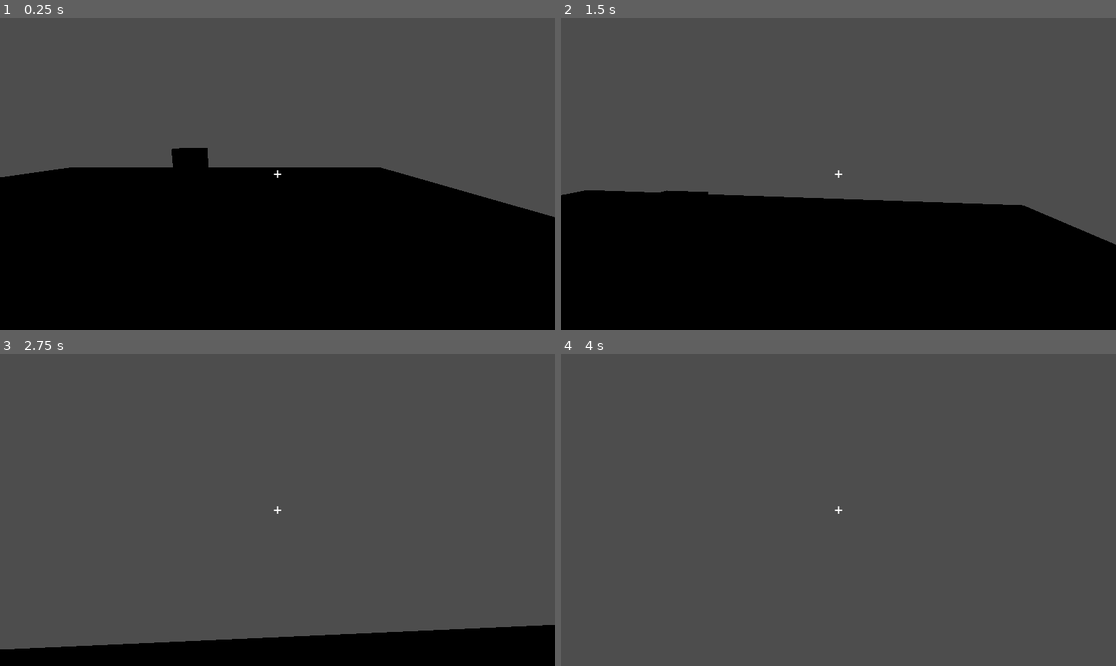
Above: before the commit, frames 1-4 (two rows, left to right).
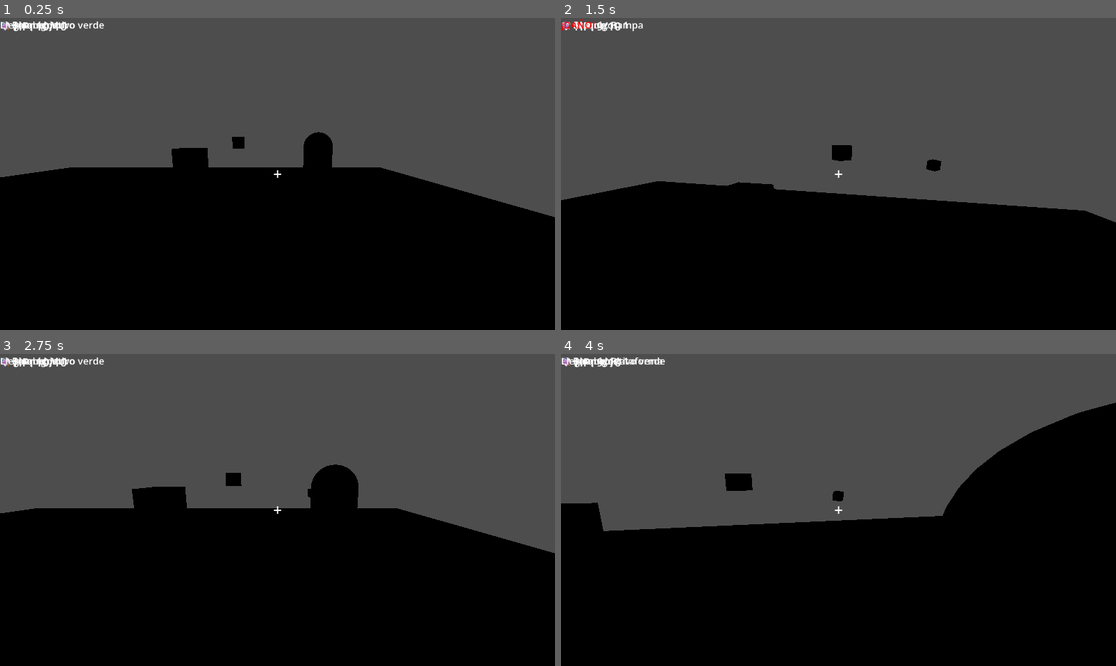
Above: after the commit, the same moments.

Repository: kilder16/NEXUS
Game: Godot game, scene res://scenes/levels/test_level.tscn
Two runs of this game, one before a commit and one after it. Both use one fixed random seed, a clock stepped at 60 frames per second and the inputs below.
Inputs (mouse positions are in pixels of both pictures, inside the frame that each line leads up to):
- Up to frame 1 (0.25 s): no input
- Up to frame 2 (1.5 s): tap Enter at 0.5 s; move the mouse to (866, 174) at 0.52 s; hold Up from 0.53 s (still down); tap R at 0.6 s; click (866, 174) at 0.67 s; tap Space at 0.77 s; tap Q at 0.8, 1.35 s; move the mouse to (810, 174) at 1.27 s; click (810, 174) at 1.42 s
- Up to frame 3 (2.75 s): keep holding Up; tap Space at 1.52 s; tap E at 1.55, 2.1 s; move the mouse to (288, 503) at 2.02 s; click (288, 503) at 2.17 s; tap R at 2.3 s
- Up to frame 4 (4 s): keep holding Up; move the mouse to (832, 516) at 2.77 s; tap R at 2.85 s; click (832, 516) at 2.92 s; tap Space at 3.02, 3.77 s; tap Q at 3.05, 3.6 s; move the mouse to (877, 513) at 3.52 s; click (877, 513) at 3.67 s; tap E at 3.8 s

The runs differ from the first frame. In frame 1, 1.0% of the frame differs, in the area x 0-60%, y 1-48%; in frame 2, 2.7%; in frame 3, 41%; in frame 4, 55%, in the area x 0-100%, y 1-100%.

Commit message:
Fase 1 completa: enemigos, objetivo, sistema de vida

Diff:
--- /dev/null
+++ b/scenes/enemies/enemy.tscn
@@ -0,0 +1,20 @@
+[gd_scene format=3 uid="uid://c68uvd23njnbf"]
+
+[ext_resource type="Script" uid="uid://c8ge8ywjr55li" path="res://scripts/ai/enemy.gd" id="1_7k104"]
+
+[sub_resource type="CapsuleShape3D" id="CapsuleShape3D_4gyqm"]
+
+[sub_resource type="StandardMaterial3D" id="StandardMaterial3D_qi2p4"]
+albedo_color = Color(1, 0, 0, 1)
+
+[sub_resource type="CapsuleMesh" id="CapsuleMesh_iifgy"]
+material = SubResource("StandardMaterial3D_qi2p4")
+
+[node name="Enemy" type="CharacterBody3D" unique_id=1718832985]
+script = ExtResource("1_7k104")
+
+[node name="CollisionShape3D" type="CollisionShape3D" parent="." unique_id=231983880]
+shape = SubResource("CapsuleShape3D_4gyqm")
+
+[node name="MeshInstance3D" type="MeshInstance3D" parent="." unique_id=1056953485]
+mesh = SubResource("CapsuleMesh_iifgy")
--- /dev/null
+++ b/scenes/levels/objective.tscn
@@ -0,0 +1,20 @@
+[gd_scene format=3 uid="uid://5df4hbaukug3"]
+
+[ext_resource type="Script" uid="uid://63n3rn3wwogc" path="res://scripts/systems/objective.gd" id="1_88ysa"]
+
+[sub_resource type="BoxShape3D" id="BoxShape3D_0ygf3"]
+
+[sub_resource type="StandardMaterial3D" id="StandardMaterial3D_etxog"]
+albedo_color = Color(0, 1, 0, 1)
+
+[sub_resource type="BoxMesh" id="BoxMesh_liwut"]
+material = SubResource("StandardMaterial3D_etxog")
+
+[node name="Objective" type="Area3D" unique_id=2046545273]
+script = ExtResource("1_88ysa")
+
+[node name="CollisionShape3D" type="CollisionShape3D" parent="." unique_id=1928605816]
+shape = SubResource("BoxShape3D_0ygf3")
+
+[node name="MeshInstance3D" type="MeshInstance3D" parent="." unique_id=1868421394]
+mesh = SubResource("BoxMesh_liwut")
--- a/scenes/levels/player.tscn
+++ b/scenes/levels/player.tscn
@@ -35,3 +35,27 @@
 layout_mode = 2
 theme_override_font_sizes/font_size = 32
 text = "+"
+
+[node name="HealthLabel" type="Label" parent="CanvasLayer" unique_id=1504444837]
+offset_right = 40.0
+offset_bottom = 23.0
+theme_override_font_sizes/font_size = 24
+text = "HP: 10/10"
+
+[node name="BlockLabel" type="Label" parent="CanvasLayer" unique_id=1699363108]
+offset_right = 40.0
+offset_bottom = 23.0
+theme_override_font_sizes/font_size = 20
+text = "Bloque: Muro"
+
+[node name="EnemyLabel" type="Label" parent="CanvasLayer" unique_id=563525913]
+offset_right = 40.0
+offset_bottom = 23.0
+theme_override_font_sizes/font_size = 20
+text = "Enemigos: 0"
+
+[node name="HintLabel" type="Label" parent="CanvasLayer" unique_id=1499195122]
+offset_right = 40.0
+offset_bottom = 23.0
+theme_override_font_sizes/font_size = 20
+text = "Llega al objetivo verde"
--- a/scenes/levels/test_level.tscn
+++ b/scenes/levels/test_level.tscn
@@ -2,6 +2,8 @@
 
 [ext_resource type="PackedScene" uid="uid://bccams3wldrtx" path="res://scenes/levels/player.tscn" id="1_jbqir"]
 [ext_resource type="Script" uid="uid://xjuuqe0pmn72" path="res://scripts/systems/target.gd" id="2_yautc"]
+[ext_resource type="PackedScene" uid="uid://c68uvd23njnbf" path="res://scenes/enemies/enemy.tscn" id="3_fr1um"]
+[ext_resource type="PackedScene" uid="uid://5df4hbaukug3" path="res://scenes/levels/objective.tscn" id="4_v45ci"]
 
 [sub_resource type="BoxShape3D" id="BoxShape3D_3hp5k"]
 size = Vector3(20, 0.2, 20)
@@ -36,3 +38,15 @@
 
 [node name="MeshInstance3D" type="MeshInstance3D" parent="Target" unique_id=865435446]
 mesh = SubResource("BoxMesh_yautc")
+
+[node name="Enemy" parent="." unique_id=1718832985 instance=ExtResource("3_fr1um")]
+transform = Transform3D(1, 0, 0, 0, 1, 0, 0, 0, 1, 5, 1, -5)
+
+[node name="Objective" parent="." unique_id=2046545273 instance=ExtResource("4_v45ci")]
+transform = Transform3D(1, 0, 0, 0, 1, 0, 0, 0, 1, 0, 1.5, -15)
+
+[node name="Objective3" parent="." unique_id=566459035 instance=ExtResource("4_v45ci")]
+transform = Transform3D(-0.03598505, 0.99782693, -0.05519456, -0.101647675, 0.05128926, 0.9934975, 0.99416953, 0.041361418, 0.09958115, 8, -0.5, -25)
+
+[node name="Objective2" parent="." unique_id=703930853 instance=ExtResource("4_v45ci")]
+transform = Transform3D(1, 0, 0, 0, 1, 0, 0, 0, 1, 0, 1.5, -15)
--- /dev/null
+++ b/scripts/ai/enemy.gd
@@ -0,0 +1,176 @@
+extends CharacterBody3D
+
+# === STATS ===
+var health = 3
+var speed = 2.5
+var chase_speed = 4.0
+var attack_damage = 1
+var attack_range = 2.0
+var detect_range = 10.0
+var attack_cooldown = 1.0
+
+# === PATRULLA ===
+var patrol_points: Array[Vector3] = []
+var current_patrol_index = 0
+var patrol_wait_time = 2.0
+var patrol_timer = 0.0
+var waiting = false
+
+# === ESTADO ===
+enum State { PATROL, CHASE, ATTACK, DEAD }
+var current_state = State.PATROL
+var gravity = 9.8
+var attack_timer = 0.0
+
+# === REFERENCIAS ===
+var player = null
+
+func _ready():
+	# Buscar al jugador
+	player = get_tree().get_first_node_in_group("player")
+
+	# Si no hay puntos de patrulla, crear algunos alrededor de la posición inicial
+	if patrol_points.size() == 0:
+		var origin = global_position
+		patrol_points.append(origin + Vector3(3, 0, 0))
+		patrol_points.append(origin + Vector3(3, 0, 3))
+		patrol_points.append(origin + Vector3(-3, 0, 3))
+		patrol_points.append(origin + Vector3(-3, 0, 0))
+
+func _physics_process(delta):
+	# Gravedad
+	if not is_on_floor():
+		velocity.y -= gravity * delta
+
+	# Actualizar cooldown de ataque
+	if attack_timer > 0:
+		attack_timer -= delta
+
+	# Máquina de estados
+	match current_state:
+		State.PATROL:
+			do_patrol(delta)
+		State.CHASE:
+			do_chase(delta)
+		State.ATTACK:
+			do_attack(delta)
+		State.DEAD:
+			return
+
+	# Verificar si puede ver al jugador
+	if current_state != State.DEAD:
+		check_player_distance()
+
+	move_and_slide()
+
+func do_patrol(delta):
+	if patrol_points.size() == 0:
+		return
+
+	if waiting:
+		patrol_timer -= delta
+		if patrol_timer <= 0:
+			waiting = false
+			current_patrol_index = (current_patrol_index + 1) % patrol_points.size()
+		return
+
+	var target = patrol_points[current_patrol_index]
+	var direction = (target - global_position)
+	direction.y = 0  # Solo moverse en horizontal
+
+	if direction.length() < 0.5:
+		# Llegó al punto, esperar
+		waiting = true
+		patrol_timer = patrol_wait_time
+		velocity.x = 0
+		velocity.z = 0
+	else:
+		direction = direction.normalized()
+		velocity.x = direction.x * speed
+		velocity.z = direction.z * speed
+		# Mirar hacia donde camina
+		look_at(global_position + direction, Vector3.UP)
+
+func do_chase(delta):
+	if player == null:
+		current_state = State.PATROL
+		return
+
+	var direction = (player.global_position - global_position)
+	direction.y = 0
+
+	if direction.length() < attack_range:
+		current_state = State.ATTACK
+		velocity.x = 0
+		velocity.z = 0
+	else:
+		direction = direction.normalized()
+		velocity.x = direction.x * chase_speed
+		velocity.z = direction.z * chase_speed
+		look_at(global_position + direction, Vector3.UP)
+
+func do_attack(delta):
+	if player == null:
+		current_state = State.PATROL
+		return
+
+	var distance = global_position.distance_to(player.global_position)
+
+	if distance > attack_range * 1.5:
+		current_state = State.CHASE
+		return
+
+	# Mirar al jugador
+	var direction = (player.global_position - global_position)
+	direction.y = 0
+	if direction.length() > 0.1:
+		look_at(global_position + direction.normalized(), Vector3.UP)
+
+	# Atacar si el cooldown terminó
+	if attack_timer <= 0:
+		attack_timer = attack_cooldown
+		print("¡ENEMIGO ATACA! Daño: ", attack_damage)
+		if player.has_method("take_damage"):
+			player.take_damage(attack_damage)
+
+func check_player_distance():
+	if player == null:
+		return
+
+	var distance = global_position.distance_to(player.global_position)
+
+	if current_state == State.PATROL and distance < detect_range:
+		current_state = State.CHASE
+		print("¡ENEMIGO TE DETECTÓ!")
+	elif current_state == State.CHASE and distance > detect_range * 1.5:
+		current_state = State.PATROL
+		print("Enemigo perdió al jugador")
+
+func take_damage():
+	health -= 1
+	print("Enemigo recibió daño. Vida: ", health)
+
+	if health <= 0:
+		die()
+	else:
+		# Flashear rojo al recibir daño
+		flash_damage()
+
+func flash_damage():
+	var mesh = $MeshInstance3D
+	if mesh:
+		var material = StandardMaterial3D.new()
+		material.albedo_color = Color(1, 1, 1)  # Blanco por un momento
+		mesh.material_override = material
+		# Restaurar color después de 0.1 segundos
+		await get_tree().create_timer(0.1).timeout
+		material.albedo_color = Color(0.8, 0.1, 0.1)  # Rojo
+		mesh.material_override = material
+
+func die():
+	current_state = State.DEAD
+	print("¡ENEMIGO ELIMINADO!")
+	# Animación simple de muerte
+	var tween = create_tween()
+	tween.tween_property(self, "scale", Vector3(0.1, 0.1, 0.1), 0.3)
+	tween.tween_callback(queue_free)
--- a/scripts/player/player.gd
+++ b/scripts/player/player.gd
@@ -6,19 +6,29 @@
 var gravity = 9.8
 var mouse_sensitivity = 0.002
 
+# === VIDA ===
+var max_health = 10
+var health = 10
+
 # === CONSTRUCCIÓN ===
-var build_distance = 5.0  # Distancia máxima para construir
-var current_block_type = 0  # Tipo de bloque seleccionado
+var build_distance = 5.0
+var current_block_type = 0
 var block_types = ["Muro", "Rampa", "Plataforma"]
 
 # === REFERENCIAS ===
 @onready var camera = $Camera3D
 @onready var raycast = $Camera3D/RayCast3D
+@onready var health_label = $CanvasLayer/HealthLabel
+@onready var block_label = $CanvasLayer/BlockLabel
+@onready var enemy_label = $CanvasLayer/EnemyLabel
+@onready var hint_label = $CanvasLayer/HintLabel
 
 # Precargar la escena del bloque
 var block_scene = preload("res://scenes/building/block.tscn")
 
 func _ready():
+	add_to_group("player")
+
 	print("=== NEXUS - PLAYER INICIADO ===")
 	print("Controles:")
 	print("  WASD / Flechas = Mover")
@@ -27,95 +37,130 @@
 	print("  Clic Izquierdo = Disparar / Destruir")
 	print("  Clic Derecho = Construir bloque")
 	print("  Q / E = Cambiar tipo de bloque")
+	print("  R = Reiniciar nivel")
 	Input.set_mouse_mode(Input.MOUSE_MODE_CAPTURED)
 
+	update_hud()
+
 func _input(event):
-	# ESC para liberar mouse
 	if event.is_action_pressed("ui_cancel"):
 		Input.set_mouse_mode(Input.MOUSE_MODE_VISIBLE)
 
-	# Capturar mouse al hacer clic
 	if event is InputEventMouseButton and event.pressed:
 		if Input.get_mouse_mode() == Input.MOUSE_MODE_VISIBLE:
 			Input.set_mouse_mode(Input.MOUSE_MODE_CAPTURED)
 			return
 
-	# Rotación con mouse
 	if event is InputEventMouseMotion:
 		rotate_y(-event.relative.x * mouse_sensitivity)
 		camera.rotate_x(-event.relative.y * mouse_sensitivity)
 		camera.rotation.x = clamp(camera.rotation.x, -1.5, 1.5)
 
-	# DISPARO / DESTRUIR con clic izquierdo
 	if event is InputEventMouseButton:
 		if event.button_index == MOUSE_BUTTON_LEFT and event.pressed:
 			shoot()
-		# CONSTRUIR con clic derecho
 		elif event.button_index == MOUSE_BUTTON_RIGHT and event.pressed:
 			build()
 
-	# Cambiar tipo de bloque con Q y E
 	if event is InputEventKey and event.pressed:
 		if event.keycode == KEY_Q:
 			current_block_type = (current_block_type - 1) % block_types.size()
 			if current_block_type < 0:
 				current_block_type = block_types.size() - 1
-			print("Bloque seleccionado: ", block_types[current_block_type])
+			update_hud()
 		elif event.keycode == KEY_E:
 			current_block_type = (current_block_type + 1) % block_types.size()
-			print("Bloque seleccionado: ", block_types[current_block_type])
+			update_hud()
+		elif event.keycode == KEY_R:
+			get_tree().reload_current_scene()
 
 func shoot():
-	print("¡DISPARO!")
 	if raycast.is_colliding():
 		var target = raycast.get_collider()
-		var point = raycast.get_collision_point()
-		print("Impacto en: ", target.name)
 
-		# Si el objeto tiene take_damage, destruirlo
 		if target.has_method("take_damage"):
 			target.take_damage()
+			# Actualizar contador de enemigos después de un frame
+			await get_tree().process_frame
+			update_hud()
 
 func build():
 	if raycast.is_colliding():
 		var point = raycast.get_collision_point()
 		var normal = raycast.get_collision_normal()
 
-		# Calcular posición del bloque (alineado a grilla de 1 metro)
 		var block_pos = Vector3(
 			round(point.x + normal.x * 0.5),
 			round(point.y + normal.y * 0.5),
 			round(point.z + normal.z * 0.5)
 		)
 
-		# Verificar distancia
 		if global_position.distance_to(block_pos) <= build_distance:
 			place_block(block_pos)
-		else:
-			print("Muy lejos para construir")
-	else:
-		print("Apunta a una superficie para construir")
 
 func place_block(pos: Vector3):
-	# Crear instancia del bloque
 	var block = block_scene.instantiate()
 	block.global_position = pos
 	block.block_type = current_block_type
+	get_tree().current_scene.add_child(block)
 
-	# Agregar al nivel
-	get_tree().current_scene.add_child(block)
-	print("Bloque colocado en: ", pos, " - Tipo: ", block_types[current_block_type])
+func take_damage(amount: int):
+	health -= amount
+	print("¡DAÑO RECIBIDO! Vida: ", health, "/", max_health)
+	update_hud()
+
+	# Efecto rojo en pantalla al recibir daño
+	flash_damage_screen()
+
+	if health <= 0:
+		die()
+
+func flash_damage_screen():
+	if hint_label:
+		hint_label.text = "¡DAÑO!"
+		hint_label.add_theme_color_override("font_color", Color(1, 0, 0))
+		await get_tree().create_timer(0.3).timeout
+		hint_label.text = "Llega al objetivo verde"
+		hint_label.add_theme_color_override("font_color", Color(1, 1, 1))
+
+func update_hud():
+	if health_label:
+		health_label.text = "♥ HP: " + str(health) + "/" + str(max_health)
+
+	if block_label:
+		block_label.text = "🔨 Bloque: " + block_types[current_block_type]
+
+	if enemy_label:
+		var enemies = get_tree().get_nodes_in_group("enemies")
+		# Si no hay grupo, contar por nombre
+		if enemies.size() == 0:
+			var count = 0
+			for node in get_tree().current_scene.get_children():
+				if node.name.begins_with("Enemy"):
+					count += 1
+			enemy_label.text = "👾 Enemigos: " + str(count)
+		else:
+			enemy_label.text = "👾 Enemigos: " + str(enemies.size())
+
+	if hint_label:
+		hint_label.text = "Llega al objetivo verde"
+
+func die():
+	print("=== HAS MUERTO ===")
+	if hint_label:
+		hint_label.text = "¡HAS MUERTO! Reiniciando..."
+		hint_label.add_theme_color_override("font_color", Color(1, 0, 0))
+	Input.set_mouse_mode(Input.MOUSE_MODE_VISIBLE)
+	await get_tree().create_timer(2.0).timeout
+	get_tree().reload_current_scene()
 
 func _physics_process(delta):
-	# Gravedad
 	if not is_on_floor():
 		velocity.y -= gravity * delta
 
-	# Salto
 	if Input.is_key_pressed(KEY_SPACE) and is_on_floor():
 		velocity.y = jump_velocity
 
-	# Input de movimiento
 	var input_dir = Vector2.ZERO
 	if Input.is_key_pressed(KEY_UP) or Input.is_key_pressed(KEY_W):
 		input_dir.y -= 1
@@ -126,7 +171,6 @@
 	if Input.is_key_pressed(KEY_RIGHT) or Input.is_key_pressed(KEY_D):
 		input_dir.x += 1
 
-	# Convertir a dirección 3D relativa a donde mira
 	var direction = (transform.basis * Vector3(input_dir.x, 0, input_dir.y)).normalized()
 
 	if direction:
--- /dev/null
+++ b/scripts/systems/objective.gd
@@ -0,0 +1,36 @@
+extends Area3D
+
+# Objetivo del nivel - el jugador debe llegar aquí para ganar
+
+var rotation_speed = 1.0
+
+func _ready():
+	# Conectar la señal cuando un cuerpo entra
+	body_entered.connect(_on_body_entered)
+	print("Objetivo del nivel activado")
+
+func _process(delta):
+	# Rotar para que se vea llamativo
+	rotate_y(rotation_speed * delta)
+
+func _on_body_entered(body):
+	if body.is_in_group("player"):
+		print("=== ¡NIVEL COMPLETADO! ===")
+		# Mostrar mensaje de victoria
+		var label = Label.new()
+		label.text = "¡NIVEL COMPLETADO!"
+		label.add_theme_font_size_override("font_size", 48)
+		label.horizontal_alignment = HORIZONTAL_ALIGNMENT_CENTER
+		label.vertical_alignment = VERTICAL_ALIGNMENT_CENTER
+		label.anchors_preset = Control.PRESET_CENTER
+
+		var canvas = CanvasLayer.new()
+		canvas.add_child(label)
+		get_tree().current_scene.add_child(canvas)
+
+		# Liberar mouse
+		Input.set_mouse_mode(Input.MOUSE_MODE_VISIBLE)
+
+		# Reiniciar después de 3 segundos
+		await get_tree().create_timer(3.0).timeout
+		get_tree().reload_current_scene()
Not shown, added: scripts/ai/enemy.gd.uid
Not shown, added: scripts/systems/objective.gd.uid
